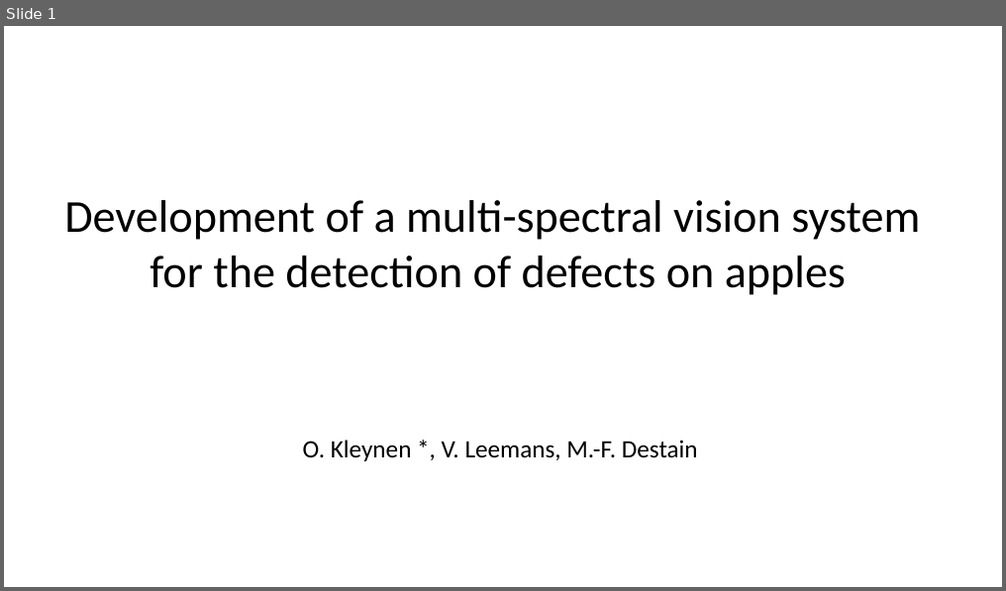
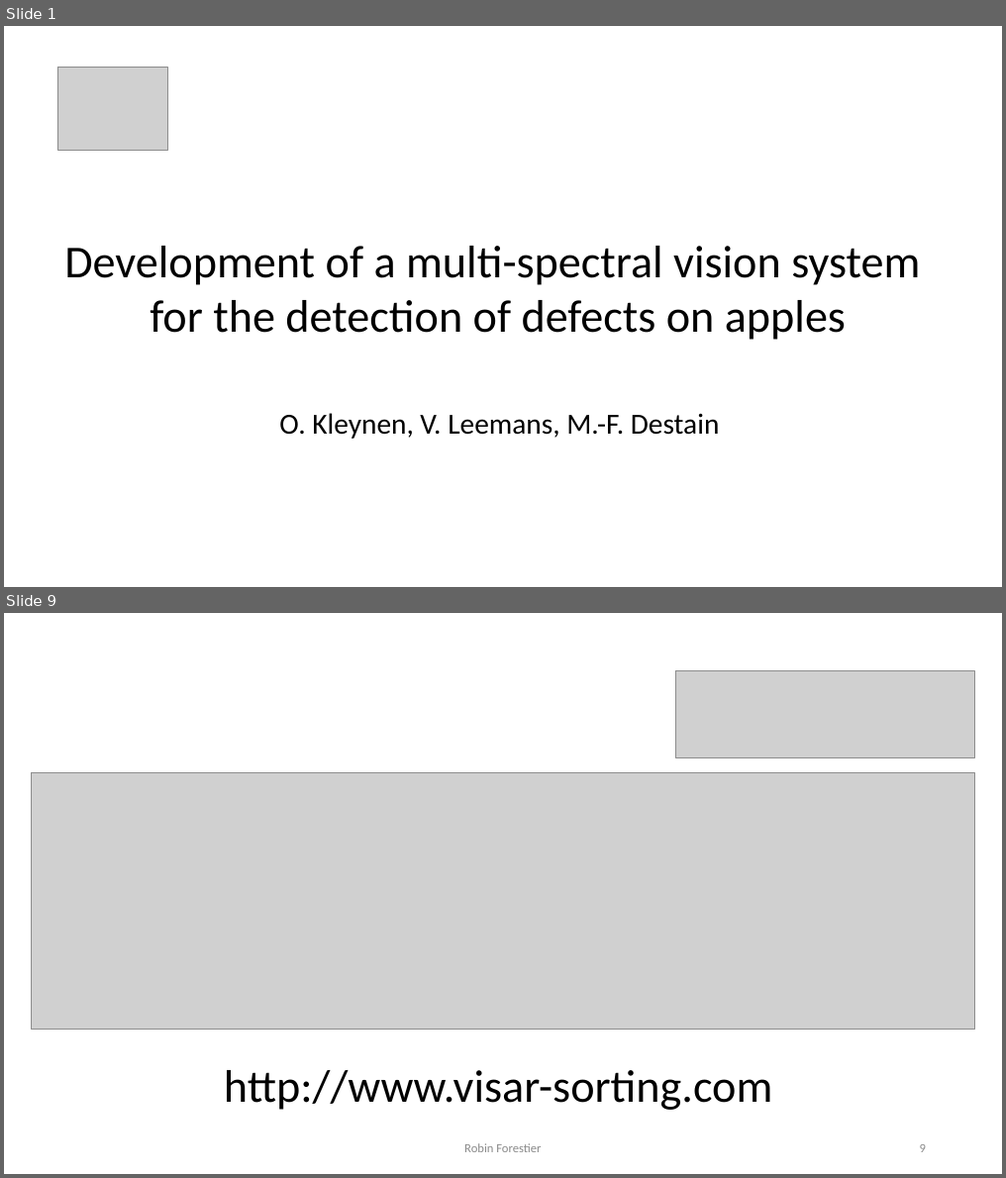
Before and after one commit to Forestierr/heig-vd, a slide deck: cours/EXP/présentation 1/Présentation.pptx. Shown one above the other, each under a label of ours: slide 1 before the commit, slides 1 and 9 after it; the slides between them are not shown. The pictures are 1006x591 and 1006x1178 pixels, drawn with LibreOffice and Linux fonts; fonts in the diff are those of the drawing; grey boxes stand for pictures. Boxes give left, top, right and bottom in pixels: in the first picture for what was removed or moved away, otherwise in the second. Text is boxed around its words. In the diff, an @@ line names an element or a change of style, - is before the commit and + after.

```diff
--- a/cours/EXP/présentation 1/Présentation.pptx
+++ b/cours/EXP/présentation 1/Présentation.pptx
@@ slide 9 added at [4,613,1002,1174], background #FFFFFF @@
@@ picture added at [675,671,975,759] @@
@@ picture added at [31,773,975,1030] @@
@@ text added at [224,1070,772,1110], 44 pt, text #000000 @@
+http://www.visar-sorting.com
@@ text added at [464,1144,541,1153], 12 pt, text #8C8C8C @@
+Robin Forestier
@@ page number added at [920,1145,926,1153], 12 pt, text #8C8C8C @@
+9
@@ slide 1 changed as well @@
@@ picture added at [57,67,168,150] @@
@@ text "Development of a multi-spectral vision ...": place and size @@
-text "Development of a multi-spectral vision ..." at [64,200,920,295]
+text "Development of a multi-spectral vision ..." at [64,246,920,340]
@@ text at [279,413,720,439]: text changed; size 24 to 28 pt @@
-O. Kleynen *, V. Leemans, M.-F. Destain
+O. Kleynen, V. Leemans, M.-F. Destain
```
Also in this commit, not shown: 11 other slides added, 1 slide removed, 3 other files.
